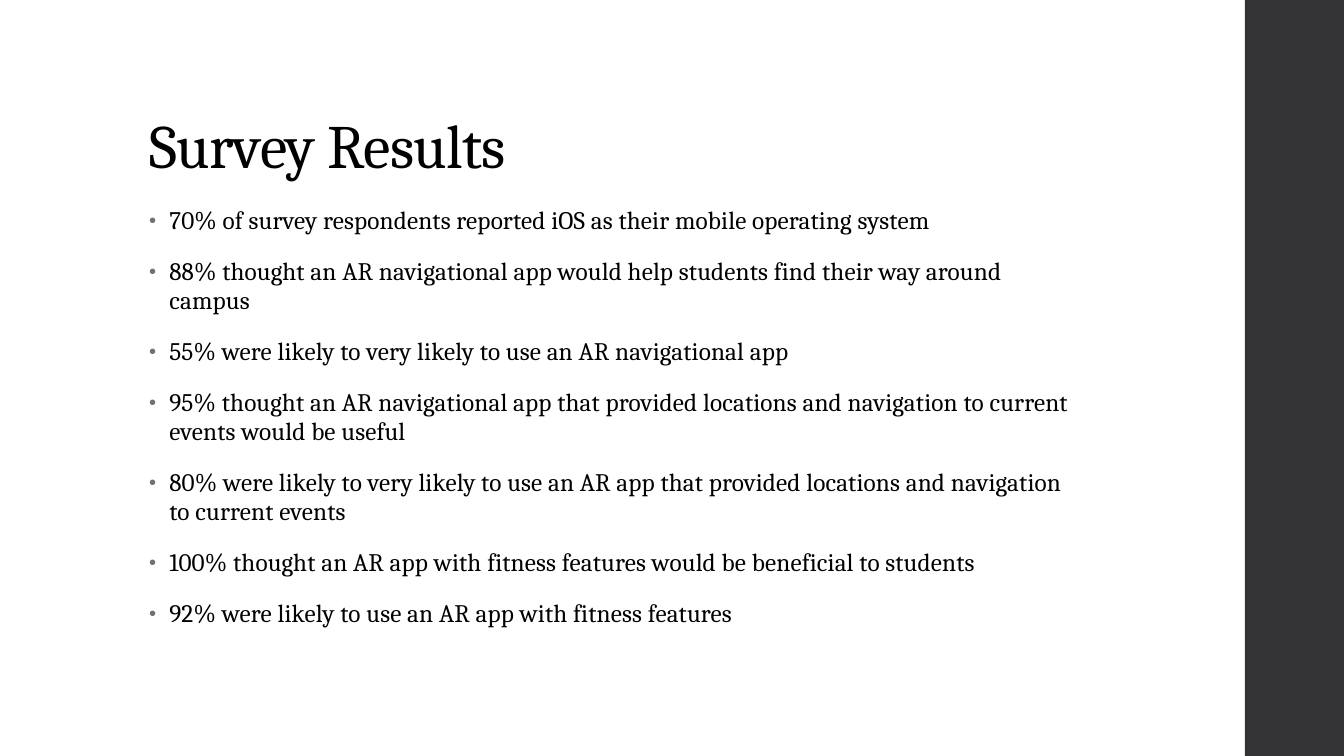
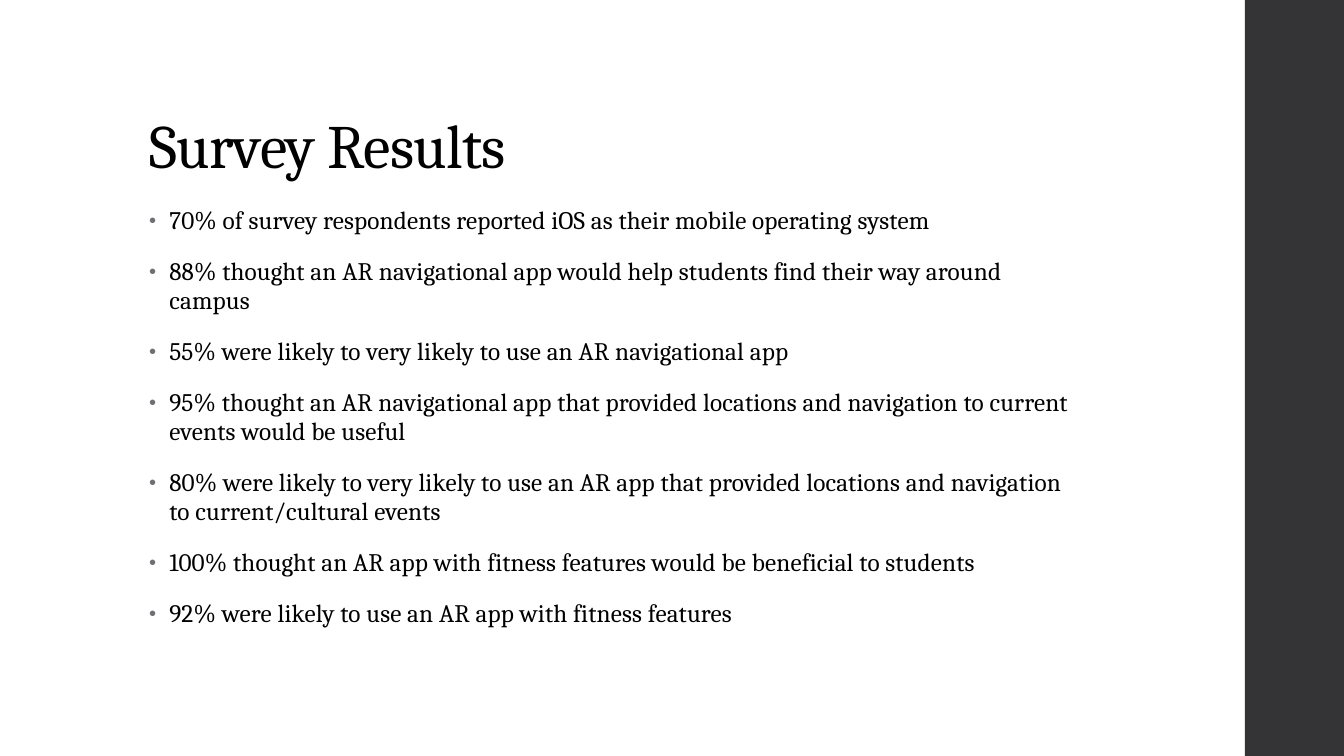
Before and after one commit to NickSet/swe-capstone, a slide deck: slide 3 of presentation.pptx (slide 2 before the commit). Drawn at 1344x756 pixels with LibreOffice and Linux fonts; fonts in the diff are those of the drawing. Boxes give left, top, right and bottom in pixels: in the first picture for what was removed or moved away, otherwise in the second. Text is boxed around its words. In the diff, an @@ line names an element or a change of style, - is before the commit and + after.

Commit message:
Presentation updates

```diff
--- a/presentation.pptx
+++ b/presentation.pptx
@@ text at [169, 473, 1061, 524]: text changed @@
-• 80% were likely to very likely to use an AR app that provided locations and navigation to current events
+• 80% were likely to very likely to use an AR app that provided locations and navigation to current/cultural events
```
Also in this commit, not shown: 1 other slide changed, 2 slides added, 1 other file.
